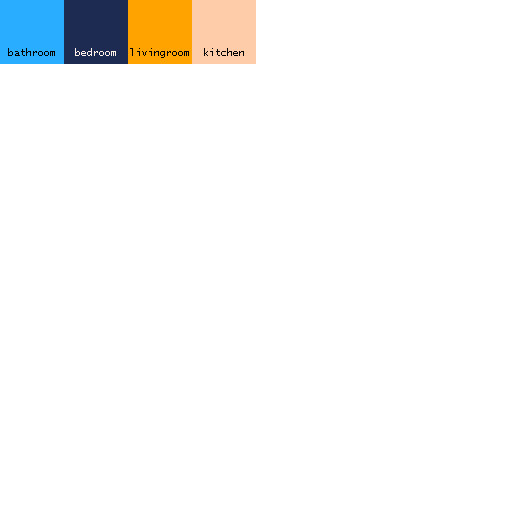
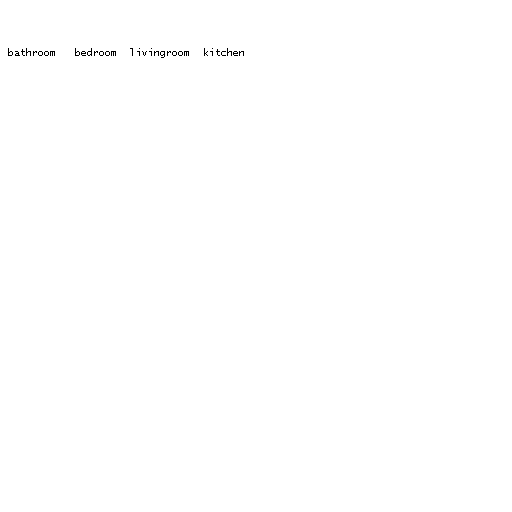
Layer changes from the first 512 × 512 image to the second:
painted on "bedroom" over [75, 48, 116, 56]
painted on "Layer 1" over [0, 0, 256, 64]
